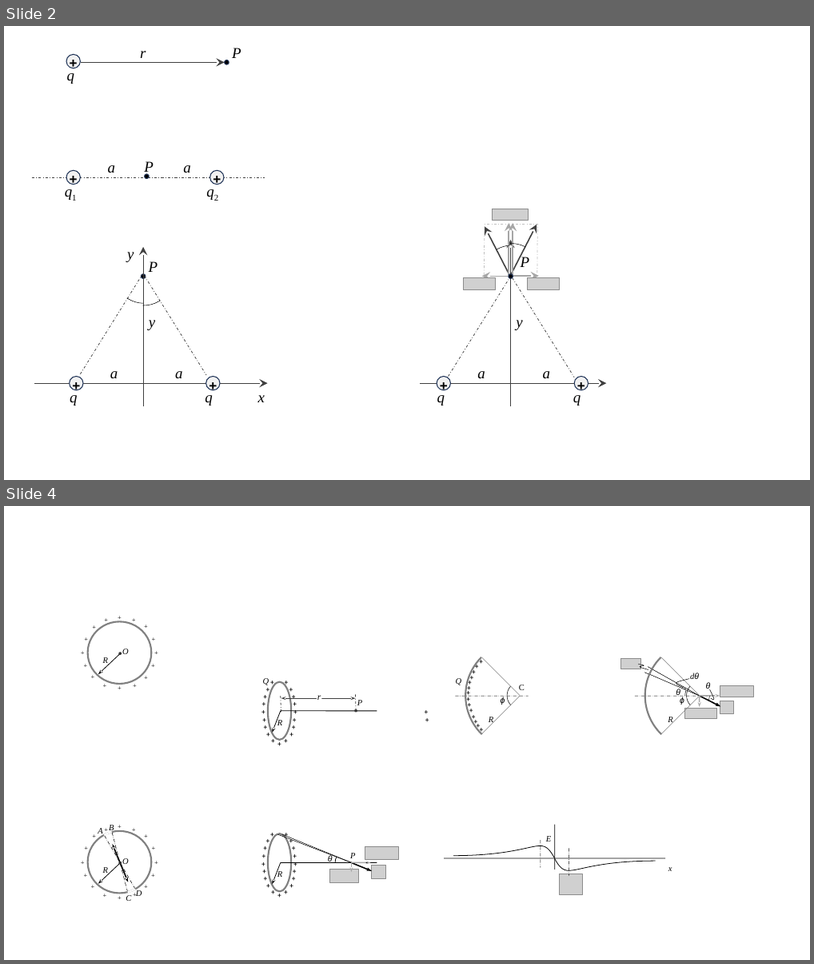
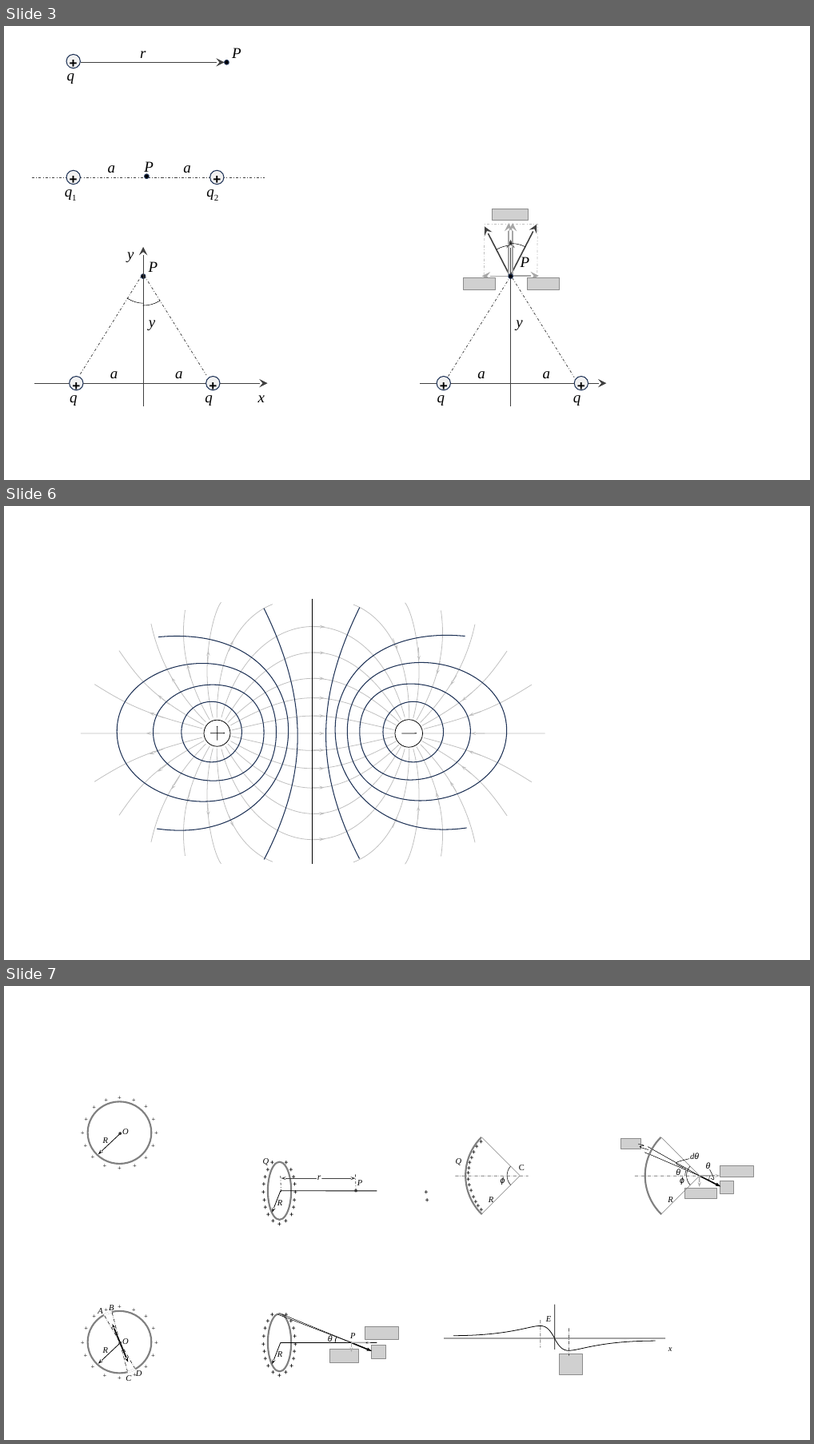
Before and after one commit to acharya2024/myProject01, a slide deck: 04_EM/img/001_EMG.pptx. Shown one above the other, each under a label of ours: slides 2 and 4 before the commit, slides 3, 6 and 7 after it; the slides between them are not shown. The pictures are 814x964 and 814x1444 pixels, drawn with LibreOffice and Linux fonts; fonts in the diff are those of the drawing; grey boxes stand for pictures; background and template pictures are left out. Boxes give left, top, right and bottom in pixels: in the first picture for what was removed or moved away, otherwise in the second. Text is boxed around its words. In the diff, an @@ line names an element or a change of style, - is before the commit and + after.

```diff
--- a/04_EM/img/001_EMG.pptx
+++ b/04_EM/img/001_EMG.pptx
@@ slide 6 added at bbox=[4, 506, 810, 960], background #FFFFFF @@
@@ line added from (313, 599) to (313, 864), #000000 1.5 pt @@
@@ group added at bbox=[117, 608, 298, 860]: 4 freeform shapes @@
@@ group added at bbox=[326, 607, 507, 858]: 4 freeform shapes @@
@@ ellipse added at bbox=[182, 701, 242, 762], outline #1E3256 1 pt @@
@@ ellipse added at bbox=[383, 701, 444, 762], outline #1E3256 1 pt @@
@@ group added at bbox=[81, 596, 546, 869]: 37 arrows, 34 freeform shapes, 5 lines, 2 ellipses @@
@@ what was slide 2 is now slide 3 @@
@@ what was slide 4 is now slide 7 @@
```
Also in this commit, not shown: 3 other slides added, 12 other files.
